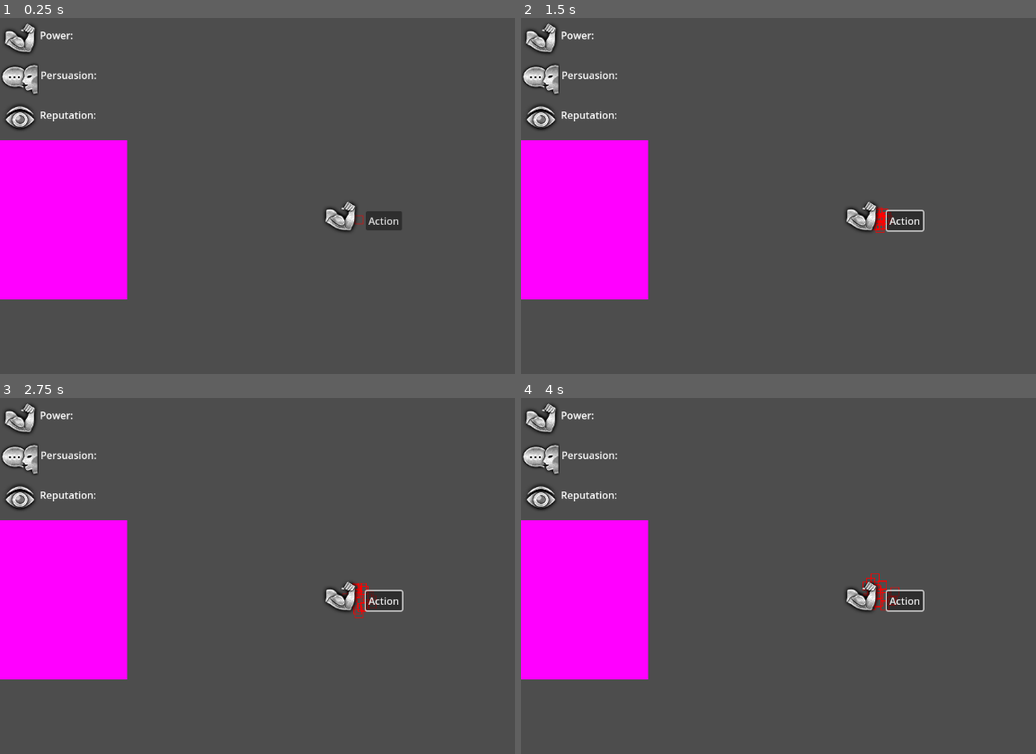
Above: before the commit, frames 1-4 (two rows, left to right).
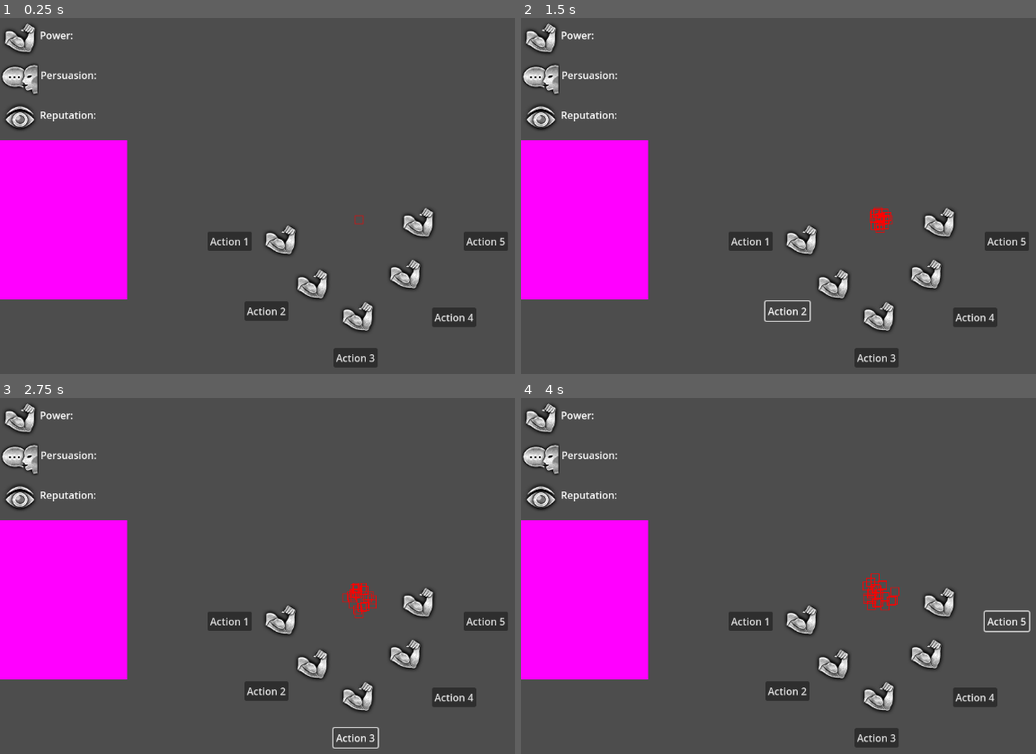
Above: after the commit, the same moments.

Repository: ketexon/ld56-team-3
Game: Godot game, scene res://game.tscn
The game is run twice, just before and just after one commit, with the same random seed, the same clock (stepped at 60 frames per second) and the same inputs.
Inputs (mouse positions are in pixels of both pictures, inside the frame that each line leads up to):
- Up to frame 1 (0.25 s): no input
- Up to frame 2 (1.5 s): click "Action" (after the commit: "Action 1") at 0.5 s; click (788, 309) at 1.25 s, where only the run after the commit has a clickable "Action 2"
- Up to frame 3 (2.75 s): click (355, 736) at 2 s, where only the run after the commit has a clickable "Action 3"
- Up to frame 4 (4 s): click (974, 697) at 2.75 s, where only the run after the commit has a clickable "Action 4"; click (1005, 622) at 3.5 s, where only the run after the commit has a clickable "Action 5"

The runs differ from the first frame. In frame 1, 4.6% of the frame differs, in the area x 40-99%, y 51-99%; in frame 2, 4.4%; in frame 3, 4.4%; in frame 4, 4.5%.

Commit message:
colony ui

Diff:
--- a/Colony/Colony.gd
+++ b/Colony/Colony.gd
@@ -65,9 +65,17 @@
 		return false
 	return true
 
-
+# Button Presses
 func _on_action_1_pressed() -> void:
 	print("Action 1")
+func _on_action_2_pressed() -> void:
+	print("Action 2")
+func _on_action_3_pressed() -> void:
+	print("Action 3")
+func _on_action_4_pressed() -> void:
+	print("Action 4")
+func _on_action_5_pressed() -> void:
+	print("Action 5")
 
 func _process(delta: float) -> void:
 	if CameraControls.viewing_colony:
--- a/Colony/Colony.tscn
+++ b/Colony/Colony.tscn
@@ -118,16 +118,138 @@
 
 [node name="Action1" type="Button" parent="ColonyUI"]
 unique_name_in_owner = true
-layout_mode = 0
-offset_left = 11.0
-offset_top = -14.0
-offset_right = 69.0
-offset_bottom = 17.0
-text = "Action"
+layout_mode = 1
+anchors_preset = -1
+anchor_left = -6.35
+anchor_top = 0.825
+anchor_right = -6.35
+anchor_bottom = 0.825
+offset_left = 11.0
+offset_top = -14.0
+offset_right = 69.0
+offset_bottom = 17.0
+text = "Action 1"
 metadata/_edit_use_anchors_ = true
 
 [node name="testImage" type="TextureRect" parent="ColonyUI"]
-layout_mode = 0
+layout_mode = 1
+anchors_preset = -1
+anchor_left = -2.4
+anchor_top = 0.95
+anchor_right = -2.4
+anchor_bottom = 0.95
+offset_left = -60.0
+offset_top = -36.0
+offset_bottom = 24.0
+texture = ExtResource("3_1t7yx")
+metadata/_edit_use_anchors_ = true
+
+[node name="Action2" type="Button" parent="ColonyUI"]
+unique_name_in_owner = true
+layout_mode = 1
+anchors_preset = -1
+anchor_left = -4.875
+anchor_top = 3.625
+anchor_right = -4.55
+anchor_bottom = 3.625
+offset_left = 11.0
+offset_top = -14.0
+offset_right = 69.0
+offset_bottom = 17.0
+text = "Action 2"
+metadata/_edit_use_anchors_ = true
+
+[node name="testImage2" type="TextureRect" parent="ColonyUI"]
+layout_mode = 1
+anchors_preset = -1
+anchor_left = -1.125
+anchor_top = 2.725
+anchor_right = -1.125
+anchor_bottom = 2.725
+offset_left = -60.0
+offset_top = -36.0
+offset_bottom = 24.0
+texture = ExtResource("3_1t7yx")
+metadata/_edit_use_anchors_ = true
+
+[node name="Action3" type="Button" parent="ColonyUI"]
+unique_name_in_owner = true
+layout_mode = 1
+anchors_preset = -1
+anchor_left = -1.3
+anchor_top = 5.5
+anchor_right = -0.975
+anchor_bottom = 5.5
+offset_left = 11.0
+offset_top = -14.0
+offset_right = 69.0
+offset_bottom = 17.0
+text = "Action 3"
+metadata/_edit_use_anchors_ = true
+
+[node name="testImage3" type="TextureRect" parent="ColonyUI"]
+layout_mode = 1
+anchors_preset = -1
+anchor_left = 0.7
+anchor_top = 4.025
+anchor_right = 0.7
+anchor_bottom = 4.025
+offset_left = -60.0
+offset_top = -36.0
+offset_bottom = 24.0
+texture = ExtResource("3_1t7yx")
+metadata/_edit_use_anchors_ = true
+
+[node name="Action4" type="Button" parent="ColonyUI"]
+unique_name_in_owner = true
+layout_mode = 1
+anchors_preset = -1
+anchor_left = 2.65
+anchor_top = 3.875
+anchor_right = 2.975
+anchor_bottom = 3.875
+offset_left = 11.0
+offset_top = -14.0
+offset_right = 69.0
+offset_bottom = 17.0
+text = "Action 4"
+metadata/_edit_use_anchors_ = true
+
+[node name="testImage4" type="TextureRect" parent="ColonyUI"]
+layout_mode = 1
+anchors_preset = -1
+anchor_left = 2.6
+anchor_top = 2.325
+anchor_right = 2.6
+anchor_bottom = 2.325
+offset_left = -60.0
+offset_top = -36.0
+offset_bottom = 24.0
+texture = ExtResource("3_1t7yx")
+metadata/_edit_use_anchors_ = true
+
+[node name="Action5" type="Button" parent="ColonyUI"]
+unique_name_in_owner = true
+layout_mode = 1
+anchors_preset = -1
+anchor_left = 3.925
+anchor_top = 0.825
+anchor_right = 4.25
+anchor_bottom = 0.825
+offset_left = 11.0
+offset_top = -14.0
+offset_right = 69.0
+offset_bottom = 17.0
+text = "Action 5"
+metadata/_edit_use_anchors_ = true
+
+[node name="testImage5" type="TextureRect" parent="ColonyUI"]
+layout_mode = 1
+anchors_preset = -1
+anchor_left = 3.125
+anchor_top = 0.25
+anchor_right = 3.125
+anchor_bottom = 0.25
 offset_left = -60.0
 offset_top = -36.0
 offset_bottom = 24.0
@@ -135,3 +257,7 @@
 metadata/_edit_use_anchors_ = true
 
 [connection signal="pressed" from="ColonyUI/Action1" to="." method="_on_action_1_pressed"]
+[connection signal="pressed" from="ColonyUI/Action2" to="." method="_on_action_2_pressed"]
+[connection signal="pressed" from="ColonyUI/Action3" to="." method="_on_action_3_pressed"]
+[connection signal="pressed" from="ColonyUI/Action4" to="." method="_on_action_4_pressed"]
+[connection signal="pressed" from="ColonyUI/Action5" to="." method="_on_action_5_pressed"]
--- a/UI/elements/hud.gd
+++ b/UI/elements/hud.gd
@@ -1,9 +1,12 @@
 extends Control
 
 # Stats to be displayed
-@export var Power : Label
-@export var Persuasion : Label
-@export var Reputation : Label
+@export var Power : int
+@export var Persuasion : int
+@export var Reputation : int
+
+# Colony Monarch Icon?
+@export var ColonyIcon : Texture2D
 
 # updating labels
 func update_power(number : int):
Not shown: 1 places in UI.tscn that only renumber resources
